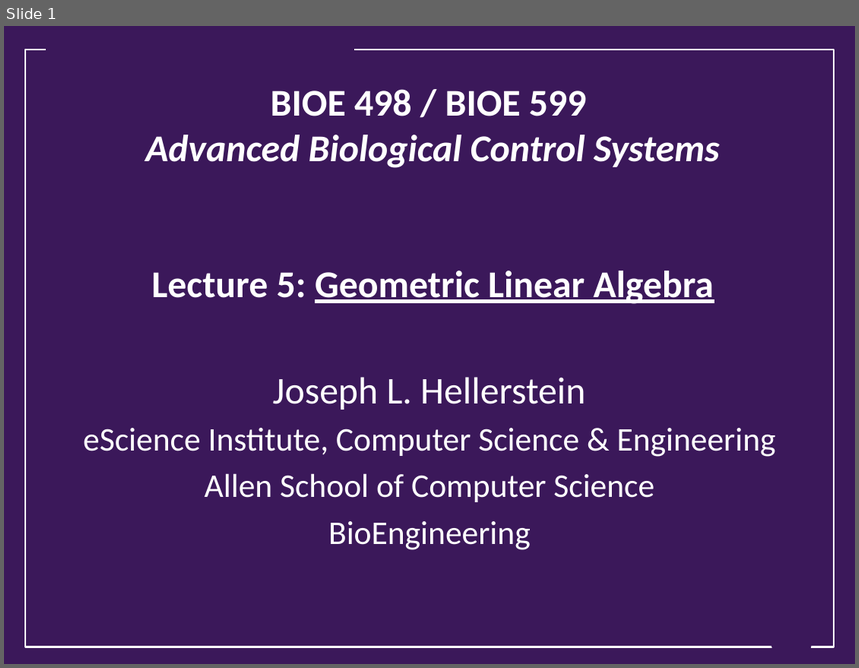
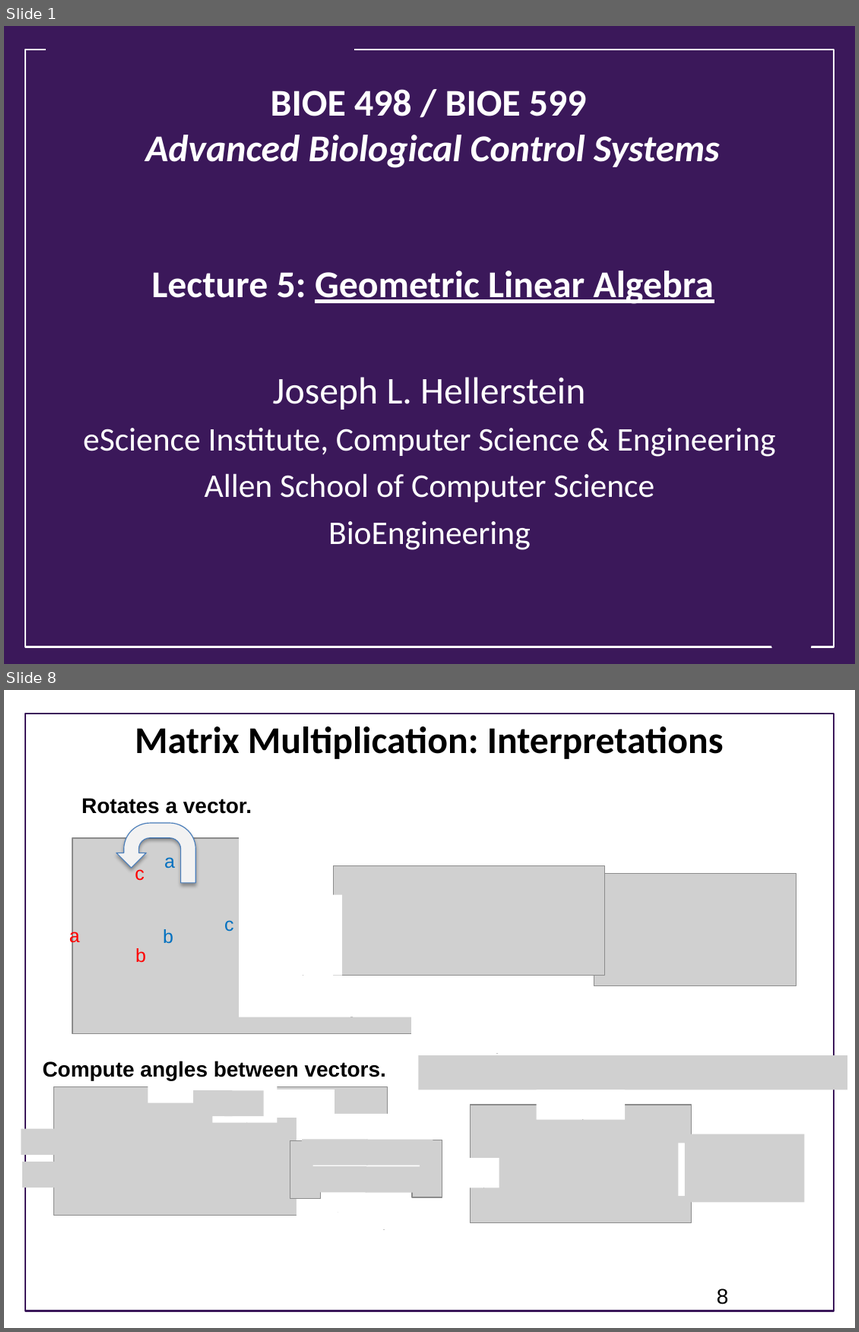
Before and after one commit to joseph-hellerstein/advanced-controls-lectures, a slide deck: Lecture_4-Geometric-Linear-Algebra/Geometric-Linear-Algebra.pptx. Shown one above the other, each under a label of ours: slide 1 before the commit, slides 1 and 8 after it; the slides between them are not shown. The pictures are 859x668 and 859x1332 pixels, drawn with LibreOffice and Linux fonts; fonts in the diff are those of the drawing; grey boxes stand for pictures; background and template pictures are left out. Boxes give left, top, right and bottom in pixels: in the first picture for what was removed or moved away, otherwise in the second. Text is boxed around its words. In the diff, an @@ line names an element or a change of style, - is before the commit and + after.

```diff
--- a/Lecture_4-Geometric-Linear-Algebra/Geometric-Linear-Algebra.pptx
+++ b/Lecture_4-Geometric-Linear-Algebra/Geometric-Linear-Algebra.pptx
@@ slide 8 added at [4, 690, 855, 1328], background #FFFFFF @@
@@ rectangle added at [25, 714, 834, 1312], outline #3B185A 1.75 pt @@
@@ title added at [135, 726, 724, 759], 32 pt, text #000000, bold @@
+Matrix Multiplication: Interpretations
@@ text added at [82, 798, 252, 814], 18 pt, text #000000, bold @@
+Rotates a vector.
@@ uturn arrow added at [116, 823, 196, 882], fill #F2F2F2, outline #4B7EBC 0.75 pt @@
@@ picture added at [72, 838, 445, 1034] @@
@@ rectangle added at [239, 834, 460, 1017], fill #FFFFFF @@
@@ text added at [135, 865, 144, 881], 16 pt, text #FF0000 @@
+c
@@ text added at [164, 857, 175, 869], 16 pt, text #0070C0 @@
+a
@@ group added at [259, 866, 796, 1053]: 2 pictures, 2 rectangles @@
@@ text added at [69, 927, 80, 947], 16 pt, text #FF0000 @@
+a
@@ text added at [163, 929, 173, 944], 16 pt, text #0070C0 @@
+b
@@ text added at [224, 920, 234, 932], 16 pt, text #0070C0 @@
+c
@@ text added at [135, 948, 146, 963], 16 pt, text #FF0000 @@
+b
@@ group added at [21, 1061, 468, 1230]: 11 pictures, 6 rectangles, 1 text @@
+Compute angles between vectors.
@@ picture added at [418, 1056, 848, 1090] @@
@@ rectangle added at [536, 1090, 624, 1120], fill #FFFFFF @@
@@ picture added at [471, 1104, 692, 1223] @@
@@ rectangle added at [678, 1144, 713, 1196], fill #FFFFFF @@
@@ picture added at [685, 1135, 805, 1202] @@
@@ rectangle added at [465, 1158, 500, 1188], fill #FFFFFF @@
@@ page number added at [717, 1289, 729, 1305], 18 pt, text #000000 @@
+8
```
Also in this commit, not shown: 2 slides changed, 13 other slides added, 1 slide removed.
